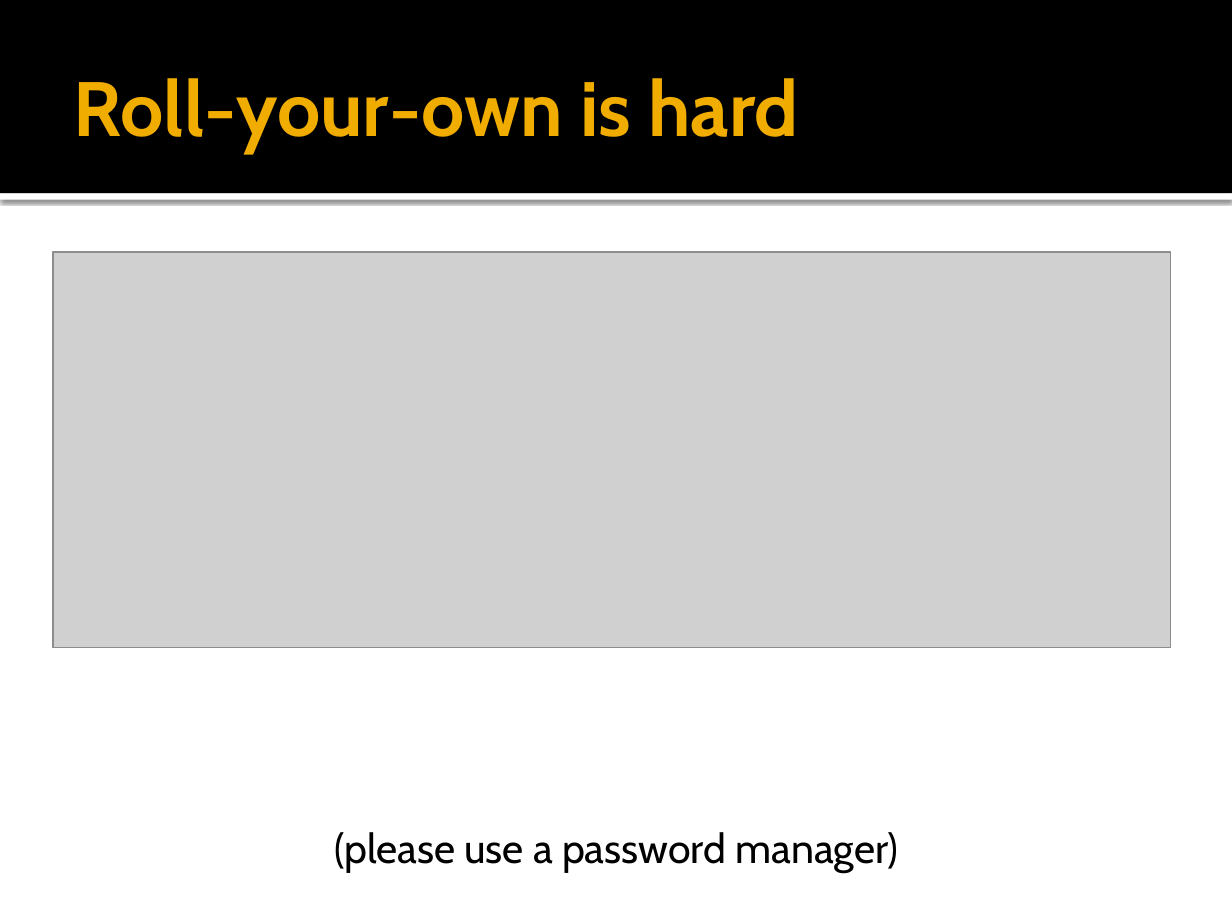
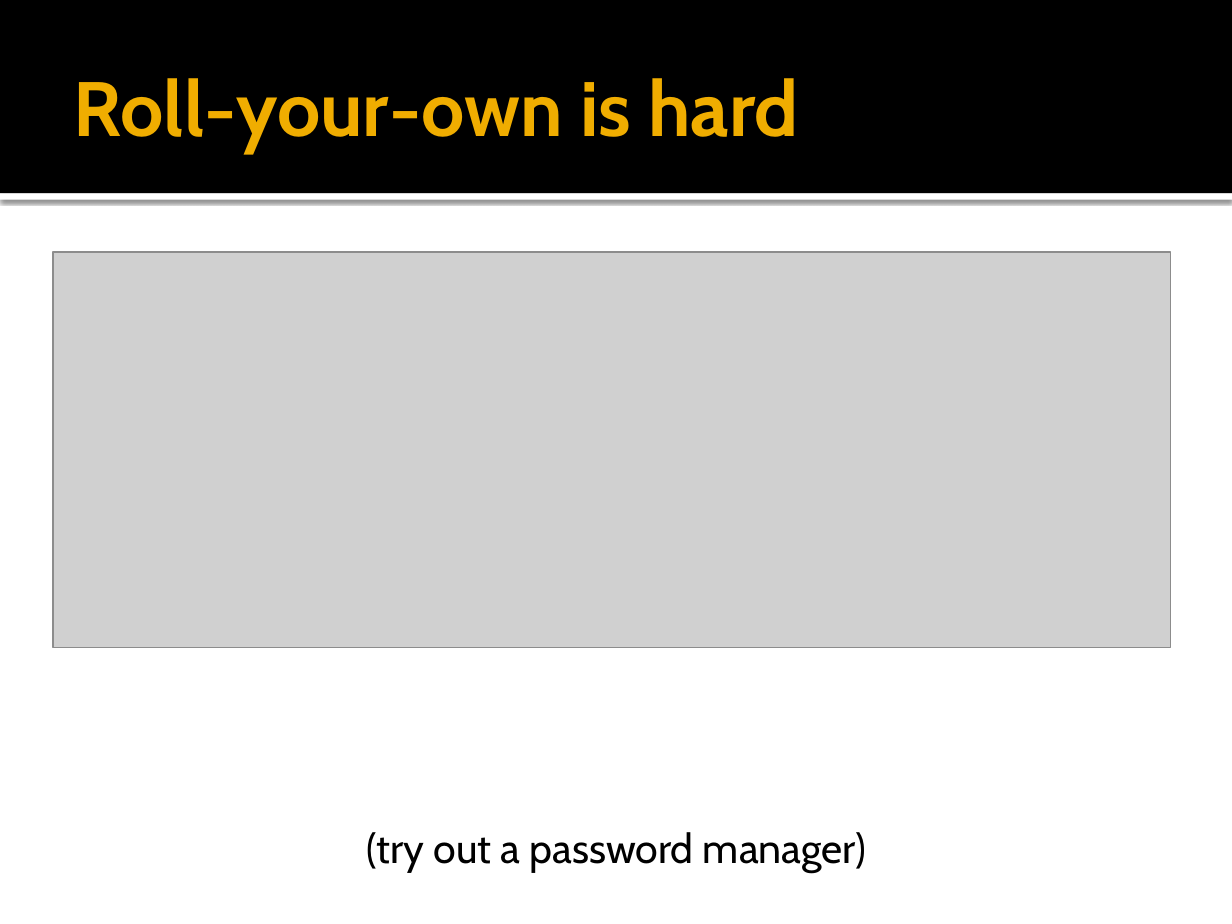
Before and after one commit to easel/easel.github.com, a slide deck: slide 6 of talks/django-cryptography.pptx. Drawn at 1232x924 pixels with LibreOffice and Linux fonts; fonts in the diff are those of the drawing; grey boxes stand for pictures. Boxes give left, top, right and bottom in pixels: in the first picture for what was removed or moved away, otherwise in the second. Text is boxed around its words. In the diff, an @@ line names an element or a change of style, - is before the commit and + after.

```diff
--- a/talks/django-cryptography.pptx
+++ b/talks/django-cryptography.pptx
@@ text at (367,832,866,873): text changed @@
-(please use a password manager)
+(try out a password manager)
```
Also in this commit, not shown: 3 other slides changed, 1 other file.
